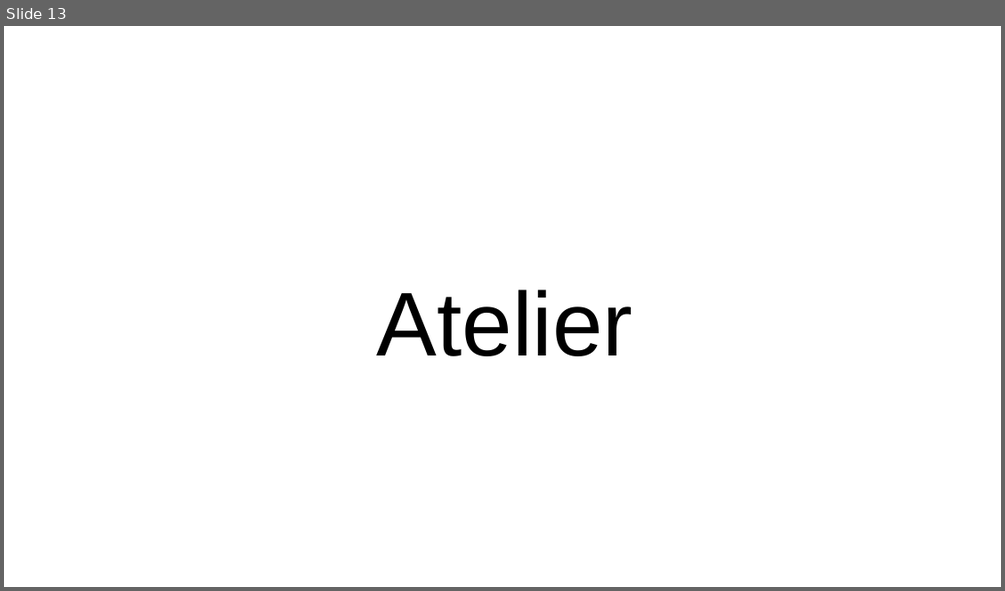
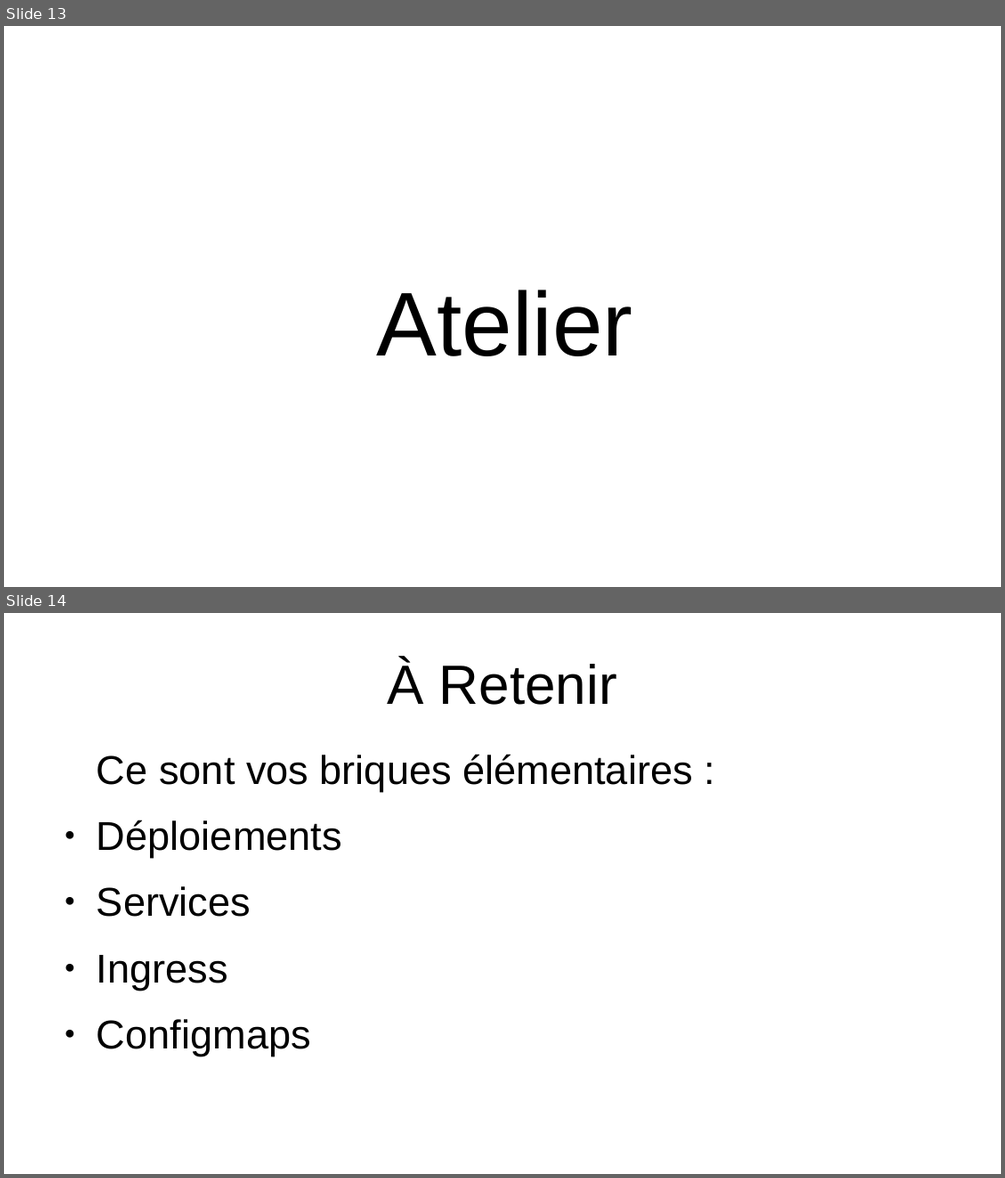
Before and after one commit to PaoloSini/Kube-DLVV, a slide deck: Pres.odp. Shown one above the other, each under a label of ours: slide 13 before the commit, slides 13 and 14 after it. The pictures are 1005x591 and 1005x1178 pixels, drawn with LibreOffice and Linux fonts; fonts in the diff are those of the drawing. Boxes give left, top, right and bottom in pixels: in the first picture for what was removed or moved away, otherwise in the second. Text is boxed around its words. In the diff, an @@ line names an element or a change of style, - is before the commit and + after.

```diff
--- a/Pres.odp
+++ b/Pres.odp
@@ slide 14 added at (x1=4, y1=613, x2=1001, y2=1174), background #FFFFFF @@
@@ title added at (x1=387, y1=659, x2=617, y2=705), 44 pt, text #000000 @@
+À Retenir
@@ text added at (x1=97, y1=754, x2=692, y2=1055), 32 pt, text #000000 @@
+Ce sont vos briques élémentaires :
+● Déploiements
+● Services
+● Ingress
+● Configmaps
```
Also in this commit, not shown: 1 slide changed, 3 other slides added, 5 other files.
